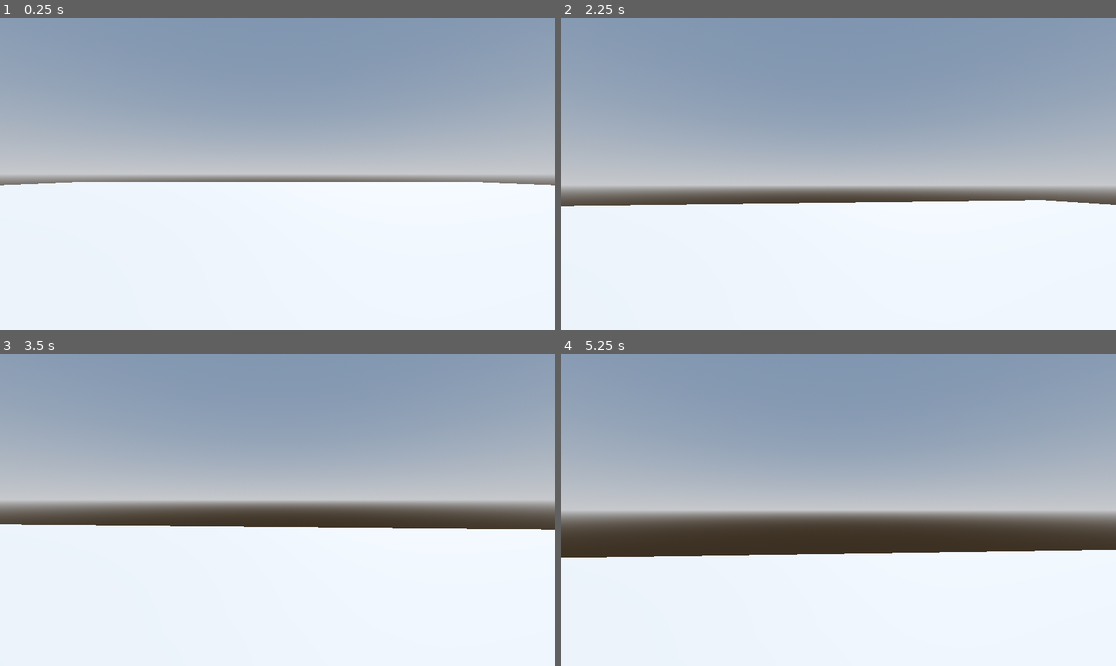
Above: before the commit, frames 1-4 (two rows, left to right).
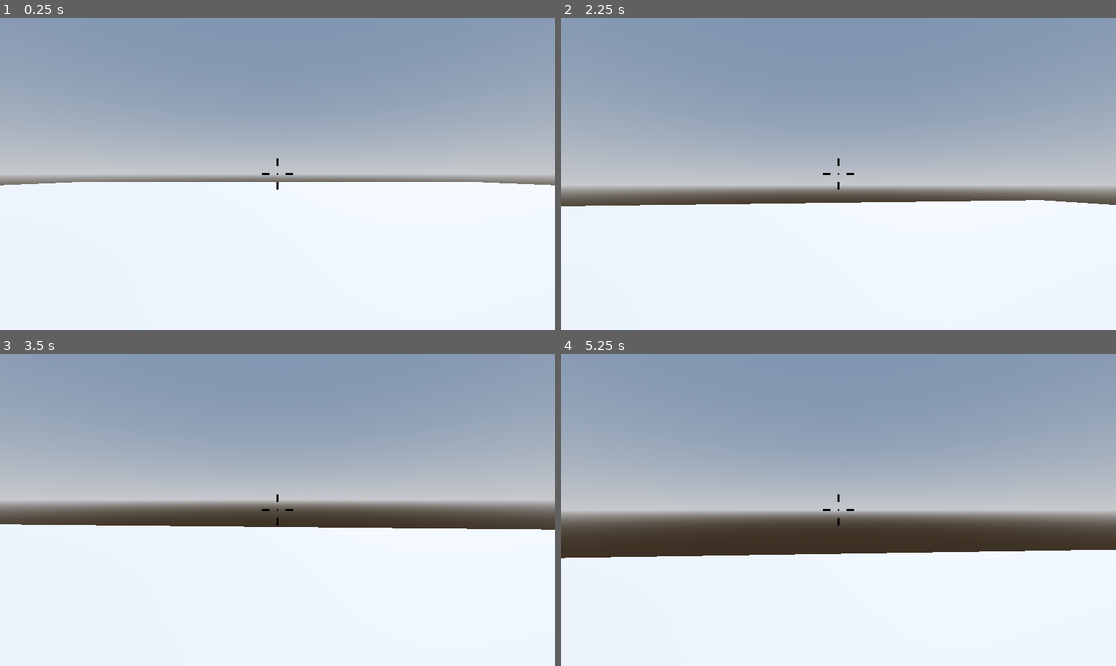
Above: after the commit, the same moments.

Repository: SpookyUboa/robo-rampage
Game: Godot game, scene res://Levels/Sandbox.tscn
Same seed, same stepped clock (60 frames per second), same inputs: the game is played once before the commit and once after it.
Inputs (mouse positions are in pixels of both pictures, inside the frame that each line leads up to):
- Up to frame 1 (0.25 s): no input
- Up to frame 2 (2.25 s): tap Enter (ui_accept) at 0.5, 0.77, 1.52 s; move the mouse to (866, 174) at 0.52 s; hold W (move_forward) from 0.53 s (still down); move the mouse to (810, 174) at 1.27 s; move the mouse to (849, 167) at 2.02 s
- Up to frame 3 (3.5 s): keep holding W (move_forward); move the mouse to (271, 516) at 2.77 s; tap Enter (ui_accept) at 3.02 s
- Up to frame 4 (5.25 s): keep holding W (move_forward); move the mouse to (877, 513) at 3.52 s; tap Enter (ui_accept) at 3.77, 4.52 s; move the mouse to (794, 506) at 4.27 s; move the mouse to (844, 510) at 5.02 s

The runs differ from the first frame. In frame 1, less than 0.1% of the frame differs, in the area x 47-53%, y 44-56%; in frame 2, less than 0.1%, in the area x 2-99%, y 44-61%; in frame 3, less than 0.1%; in frame 4, less than 0.1%.

Commit message:
Crosshair and bit less camera smoothing

Diff:
--- /dev/null
+++ b/Player/Crosshair.gd
@@ -0,0 +1,10 @@
+@tool
+extends Control
+
+func _draw() -> void:
+	draw_circle(Vector2.ZERO, 2, Color.BLACK)
+
+	draw_line(Vector2(16, 0), Vector2(32, 0), Color.BLACK, 4.0, false)
+	draw_line(Vector2(-16, 0), Vector2(-32, 0), Color.BLACK, 4.0, false)
+	draw_line(Vector2(0, 16), Vector2(0, 32), Color.BLACK, 4.0, false)
+	draw_line(Vector2(0, -16), Vector2(0, -32), Color.BLACK, 4.0, false)
--- a/Player/Player.tscn
+++ b/Player/Player.tscn
@@ -1,7 +1,8 @@
-[gd_scene load_steps=5 format=3 uid="uid://co2qph7d8sdvg"]
+[gd_scene load_steps=6 format=3 uid="uid://co2qph7d8sdvg"]
 
 [ext_resource type="Script" path="res://Player/Player.gd" id="1_wdo7e"]
 [ext_resource type="Script" path="res://Player/SmoothCamera.gd" id="2_4kyjj"]
+[ext_resource type="Script" path="res://Player/Crosshair.gd" id="3_4tix3"]
 
 [sub_resource type="CapsuleMesh" id="CapsuleMesh_cat8l"]
 
@@ -22,3 +23,14 @@
 [node name="SmoothCamera" type="Camera3D" parent="CameraPivot"]
 top_level = true
 script = ExtResource("2_4kyjj")
+
+[node name="CenterContainer" type="CenterContainer" parent="."]
+anchors_preset = 15
+anchor_right = 1.0
+anchor_bottom = 1.0
+grow_horizontal = 2
+grow_vertical = 2
+
+[node name="Crosshair" type="Control" parent="CenterContainer"]
+layout_mode = 2
+script = ExtResource("3_4tix3")
--- a/Player/SmoothCamera.gd
+++ b/Player/SmoothCamera.gd
@@ -1,6 +1,6 @@
 extends Camera3D
 
-@export var speed := 20.0
+@export var speed := 40.0
 
 func _physics_process(delta: float) -> void:
 	var weight = delta * speed
